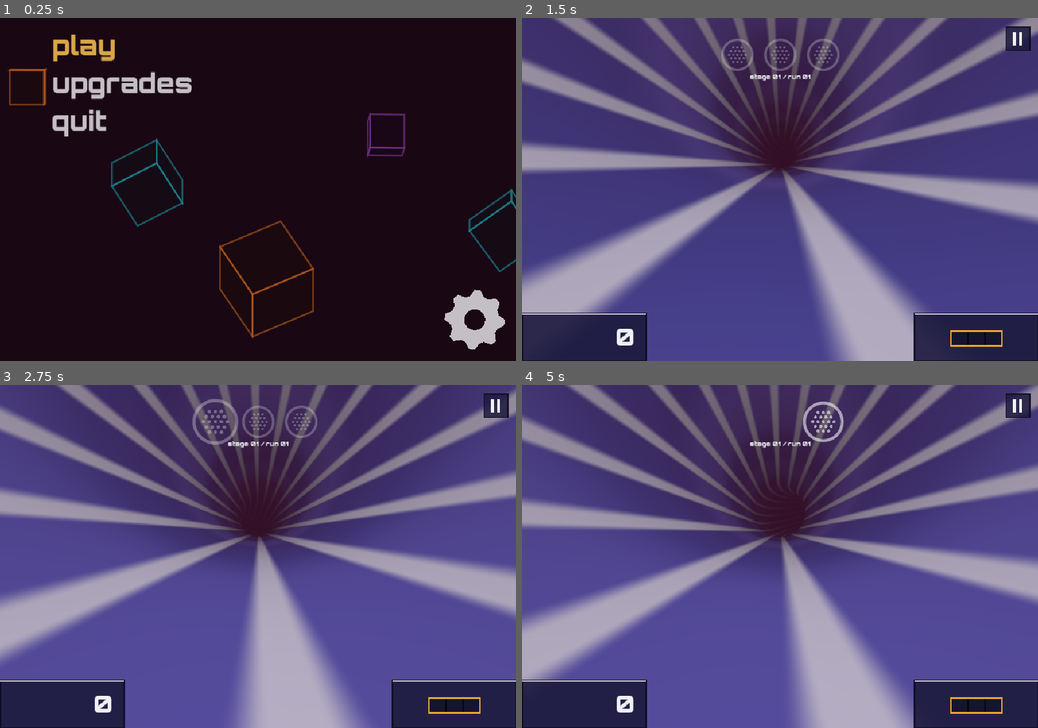
Above: before the commit, frames 1-4 (two rows, left to right).
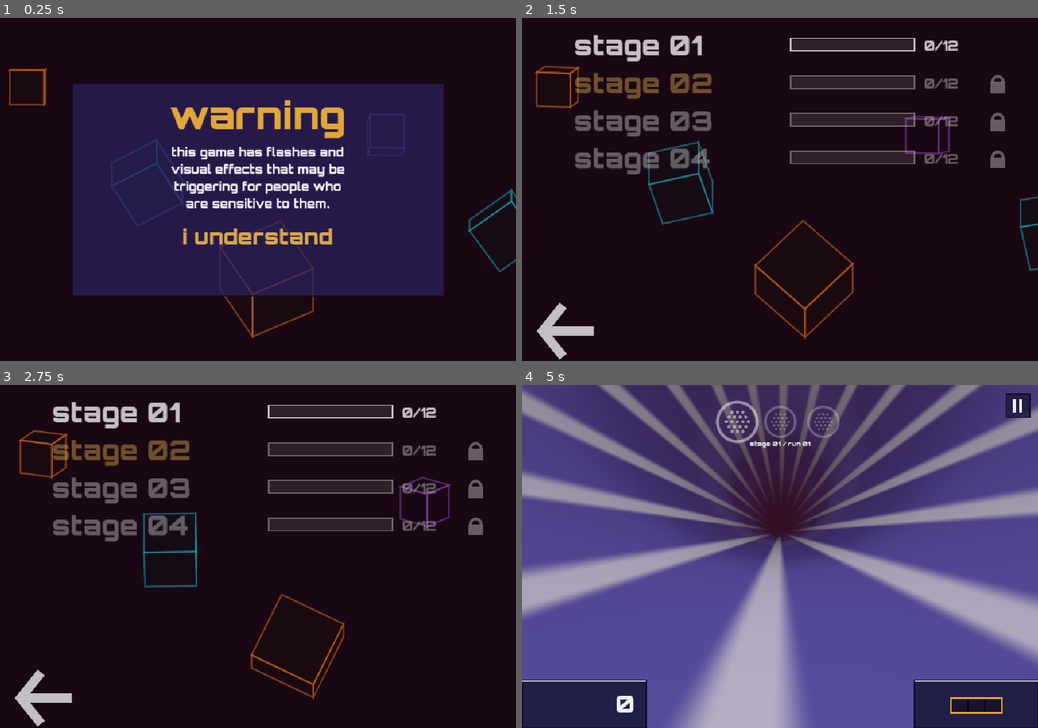
Above: after the commit, the same moments.

Repository: nhermosilla14/xpeedy
Game: Godot game, scene res://src/main.tscn
The game is run twice, just before and just after one commit, with the same random seed, the same clock (stepped at 60 frames per second) and the same inputs.
Inputs (mouse positions are in pixels of both pictures, inside the frame that each line leads up to):
- Up to frame 1 (0.25 s): no input
- Up to frame 2 (1.5 s): tap Enter (ui_accept) at 0.5, 0.77, 0.8, 1.07, 1.35 s; hold Right (steer_right) 0.53-1.28 s; tap E (phase) at 0.6 s; click (780, 189) at 0.67 s; hold Down (ui_down) from 1.28 s (still down); click (780, 189) at 1.42 s
- Up to frame 3 (2.75 s): tap Enter (ui_accept) at 1.52, 1.82, 2.3 s; tap E (phase) at 1.55 s; move the mouse to (309, 481) at 2.02 s; release Down (ui_down) at 2.03 s; hold Right (steer_right) from 2.03 s (still down); tap Space (fire) at 2.1 s
- Up to frame 4 (5 s): move the mouse to (754, 625) at 2.77 s; release Right (steer_right) at 2.78 s; hold Up (ui_up) 2.78-3.53 s; tap E (phase) at 2.85, 4.55 s; click (754, 625) at 2.92 s; tap Enter (ui_accept) at 3.02, 3.32, 3.77, 3.8, 4.07, 4.52, 4.82 s; move the mouse to (934, 607) at 3.52 s; hold Left (steer_left) from 3.53 s (still down); tap Q (recharge) at 3.6 s; tap Escape (pause) at 4.15 s; move the mouse to (780, 556) at 4.27 s; tap W (torpedo) at 4.35 s; click (780, 556) at 4.42 s; tap R (restart) at 4.9 s

The runs differ from the first frame. In frame 1, 46% of the frame differs, in the area x 10-98%, y 4-97%; in frame 2, 99%, in the area x 0-100%, y 0-100%; in frame 3, 99%; in frame 4, 53%.

Commit message:
First-launch photosensitivity warning and a credits screen (ADR 0030)

Diff:
--- a/src/core/launch_options.gd
+++ b/src/core/launch_options.gd
@@ -31,7 +31,7 @@
 var difficulty_given := false
 ## Do not show the menu: start a run directly.
 var no_menu := false
-## "main", "mode", "difficulty", "stages" or "settings": open the menu on that page (for screenshots).
+## "main", "mode", "difficulty", "stages", "upgrades", "credits" or "settings": open the menu on that page (for screenshots).
 var screen := ""
 ## Skip the start sequence (tests and debugging).
 var no_countdown := false
--- a/src/core/settings.gd
+++ b/src/core/settings.gd
@@ -8,6 +8,8 @@
 var invert := false
 ## Gamepad face-button layout, "nintendo" or "xbox" (ADR 0026).
 var layout := InputLayout.NINTENDO
+## The photosensitivity warning was shown and accepted (it appears once, on the first launch).
+var warning_seen := false
 
 var _path: String
 
@@ -19,6 +21,8 @@
 		return
 	var value: Variant = file.get_value(SECTION, "invert", false)
 	invert = value if value is bool else false
+	var seen: Variant = file.get_value("flags", "warning_seen", false)
+	warning_seen = seen if seen is bool else false
 	var layout_value: Variant = file.get_value("input", "layout", InputLayout.NINTENDO)
 	layout = layout_value if layout_value is String and InputLayout.is_valid(layout_value) else InputLayout.NINTENDO
 
@@ -27,4 +31,5 @@
 	var file := ConfigFile.new()
 	file.set_value(SECTION, "invert", invert)
 	file.set_value("input", "layout", layout)
+	file.set_value("flags", "warning_seen", warning_seen)
 	file.save(_path)
--- a/src/main.gd
+++ b/src/main.gd
@@ -36,6 +36,8 @@
 var _over_shown := false
 var _finish_wait := 0.0
 var _in_menu := false
+## Tests turn the first-launch warning off.
+var show_warning := true
 var _settings := Settings.new()
 ## Stage mode (ADR 0025): the stage (1-4, 0 for Survival) and race (1-12) being played, the catalogue and the
 ## progress saved on the device.
@@ -98,7 +100,8 @@
 	_menu.quit_requested.connect(get_tree().quit)
 	difficulty = options.difficulty if Difficulty.is_valid(options.difficulty) else Difficulty.STANDARD
 	if start_in_menu and options.starts_in_menu():
-		enter_menu({"difficulty": MenuController.Page.DIFFICULTY,  …(114 unchanged characters)… "upgrades": MenuController.Page.UPGRADES}.get(options.screen, MenuController.Page.MAIN))
+		enter_menu({"difficulty": MenuController.Page.DIFFICULTY,  …(114 unchanged characters)… "upgrades": MenuController.Page.UPGRADES, "credits": MenuController.Page.CREDITS}.get(options.screen, MenuController.Page.MAIN),
+			show_warning and options.screen == "")
 	elif options.race.contains("-"):
 		start_race(options.race.get_slice("-", 0).to_int(), options.race.get_slice("-", 1).to_int())
 	else:
@@ -112,13 +115,13 @@
 
 
 ## Shows the menu and drops the run: the world and the HUD are hidden and nothing steps.
-func enter_menu(page: MenuController.Page) -> void:
+func enter_menu(page: MenuController.Page, warning := false) -> void:
 	_in_menu = true
 	_paused = false
 	_run = null
 	_screen.close()
 	_menu.preferred_difficulty = difficulty
-	_menu.open(page)
+	_menu.open(page, warning)
 	_set_menu_visible(true)
 
 
--- a/src/view/menu_controller.gd
+++ b/src/view/menu_controller.gd
@@ -10,7 +10,22 @@
 signal race_requested(stage: int)
 signal restart_stage_requested(stage: int)
 
-enum Page { MAIN, DIFFICULTY, SETTINGS, MODE, STAGES, RESTART, UPGRADES }
+enum Page { MAIN, DIFFICULTY, SETTINGS, MODE, STAGES, RESTART, UPGRADES, CREDITS, WARNING }
+
+const WARNING_LINES: Array[String] = [
+	"this game has flashes and",
+	"visual effects that may be",
+	"triggering for people who",
+	"are sensitive to them.",
+]
+const CREDITS_LINES: Array[String] = [
+	"xpeedy: a clone of speedx 3d",
+	"developed by",
+	"nicolas hermosilla",
+	"github: nhermosilla14",
+	"original idea by the great",
+	"developers at gamelion",
+]
 
 ## The Quit item is hidden where programs do not quit (Android, web).
 var can_quit := not (OS.has_feature("mobile") or OS.has_feature("web"))
@@ -26,29 +41,35 @@
 var _stack: Array[Page] = []
 var _backdrop := MenuBackdrop.new()
 var _screen := MenuScreen.new()
+## The text pages (the warning and the credits).
+var _info := ScreenPanel.new()
 var _main_items: Array[String] = []
 var _pending_stage := 0
 
 
 func _ready() -> void:
 	mouse_filter = Control.MOUSE_FILTER_IGNORE
-	for child in [_backdrop, _screen]:
+	for child in [_backdrop, _screen, _info]:
 		child.set_anchors_preset(Control.PRESET_FULL_RECT)
 		add_child(child)
 	_screen.activated.connect(_on_activated)
 	_screen.back_pressed.connect(back)
 	_screen.gear_pressed.connect(_open_settings)
+	_info.chosen.connect(_on_info_chosen)
 
 
 ## Shows the page `page`, with the pages before it on the way back (difficulty and stages are reached from
 ## the mode page, which is reached from main).
-func open(page: Page) -> void:
+## With `warning` the photosensitivity warning is shown first, once, if it was not accepted yet.
+func open(page: Page, warning := false) -> void:
 	_stack.clear()
 	_stack.append(Page.MAIN)
 	if page == Page.DIFFICULTY or page == Page.STAGES:
 		_stack.append(Page.MODE)
 	if page != Page.MAIN:
 		_stack.append(page)
+	if warning and not settings.warning_seen:
+		_stack.append(Page.WARNING)
 	_show_top()
 
 
@@ -76,6 +97,12 @@
 
 ## Reads the navigation actions: up, down, accept and back.
 func poll() -> void:
+	if _is_info_page():
+		if Input.is_action_just_pressed("ui_accept"):
+			_on_info_chosen(0)
+		elif Input.is_action_just_pressed("ui_cancel") and current_page() == Page.CREDITS:
+			back()
+		return
 	if Input.is_action_just_pressed("ui_down"):
 		_screen.move(1)
 	elif Input.is_action_just_pressed("ui_up"):
@@ -90,6 +117,17 @@
 	_screen.move(step)
 
 
+func _is_info_page() -> bool:
+	return _stack.back() == Page.WARNING or _stack.back() == Page.CREDITS
+
+
+func _on_info_chosen(_index: int) -> void:
+	if current_page() == Page.WARNING:
+		settings.warning_seen = true
+		settings.save()
+	back()
+
+
 func activate() -> void:
 	_screen.activate()
 
@@ -97,9 +135,18 @@
 func _show_top(selected_item := 0) -> void:
 	var items: Array[Dictionary] = []
 	_screen.footer = ""
+	_info.close()
+	_screen.visible = not _is_info_page()
+	match _stack.back():
+		Page.WARNING:
+			_info.open("warning", WARNING_LINES, ["i understand"] as Array[String])
+			return
+		Page.CREDITS:
+			_info.open("credits", CREDITS_LINES, ["back"] as Array[String])
+			return
 	match _stack.back():
 		Page.MAIN:
-			_main_items = ["play", "upgrades"]
+			_main_items = ["play", "upgrades", "credits"]
 			if can_quit:
 				_main_items.append("quit")
 			for text in _main_items:
@@ -149,6 +196,9 @@
 			if _main_items[index] == "play":
 				_stack.append(Page.MODE)
 				_show_top()
+			elif _main_items[index] == "credits":
+				_stack.append(Page.CREDITS)
+				_show_top()
 			elif _main_items[index] == "upgrades":
 				_stack.append(Page.UPGRADES)
 				_show_top()
--- a/src/view/screen_panel.gd
+++ b/src/view/screen_panel.gd
@@ -63,7 +63,8 @@
 func _choice_rect(index: int) -> Rect2:
 	var rect := _rect()
 	var s := _scale()
-	var top := rect.position.y + rect.size.y * 0.5 + 6.0 * s
+	# Below the middle, or below the last line when there are many (the warning and the credits).
+	var top := rect.position.y + maxf(rect.size.y * 0.5 + 6.0 * s, (56.0 + 16.0 * lines.size() + 8.0) * s)
 	var h := 30.0 * s
 	return Rect2(rect.position.x, top + index * h, rect.size.x, h)
 
--- a/tests/e2e_menus.gd
+++ b/tests/e2e_menus.gd
@@ -15,6 +15,7 @@
 func _initialize() -> void:
 	_main = load("res://src/main.tscn").instantiate()
 	_main.set("options", LaunchOptions.parse(PackedStringArray(["--seed=9"])))
+	_main.set("show_warning", false)
 	root.add_child(_main)
 	DirAccess.remove_absolute(ProjectSettings.globalize_path("user://e2e_economy.cfg"))
 	var economy := Economy.new("user://e2e_economy.cfg")
@@ -100,7 +101,7 @@
 				menu.back()
 				if menu.current_page() != MenuController.Page.MAIN:
 					_errors.append("back did not return to the main page")
-				menu.move(3)
+				menu.move(4)
 				menu.activate()
 				if menu.current_page() != MenuController.Page.SETTINGS:
 					_errors.append("the gear did not open settings")
--- a/tests/e2e_shop.gd
+++ b/tests/e2e_shop.gd
@@ -15,6 +15,7 @@
 	_main = load("res://src/main.tscn").instantiate()
 	_main.set("options", LaunchOptions.parse(PackedStringArray([])))
 	_main.set("obstacles_enabled", false)
+	_main.set("show_warning", false)
 	root.add_child(_main)
 	for path in [ECONOMY, STAGES]:
 		DirAccess.remove_absolute(ProjectSettings.globalize_path(path))
--- a/tests/e2e_stage_flow.gd
+++ b/tests/e2e_stage_flow.gd
@@ -18,6 +18,7 @@
 	_main = load("res://src/main.tscn").instantiate()
 	_main.set("options", LaunchOptions.parse(PackedStringArray([])))
 	_main.set("obstacles_enabled", false)
+	_main.set("show_warning", false)
 	root.add_child(_main)
 	DirAccess.remove_absolute(ProjectSettings.globalize_path("user://e2e_economy.cfg"))
 	var economy := Economy.new("user://e2e_economy.cfg")
--- a/tests/unit/test_settings.gd
+++ b/tests/unit/test_settings.gd
@@ -119,3 +119,51 @@
 	screen.selected = 3
 	check(screen.is_gear_selected() and not screen.is_back_selected(), "gear after back")
 	screen.free()
+
+
+func test_the_warning_shows_once_on_the_first_launch() -> void:
+	_clean()
+	var menu := MenuController.new()
+	menu.settings = Settings.new(PATH)
+	menu._ready()
+	menu.open(MenuController.Page.MAIN, true)
+	check_eq(menu.current_page(), MenuController.Page.WARNING)
+	check_eq(menu._info.title, "warning")
+	var text := " ".join(menu._info.lines)
+	check(text.contains("flashes") and text.contains("visual effects") and text.contains("sensitive"), "the warning text")
+	menu._on_info_chosen(0)
+	check_eq(menu.current_page(), MenuController.Page.MAIN)
+	check(Settings.new(PATH).warning_seen, "saved")
+	menu.open(MenuController.Page.MAIN, true)
+	check_eq(menu.current_page(), MenuController.Page.MAIN, "not shown again")
+	menu.free()
+	_clean()
+
+
+func test_no_warning_unless_asked() -> void:
+	_clean()
+	var menu := MenuController.new()
+	menu.settings = Settings.new(PATH)
+	menu._ready()
+	menu.open(MenuController.Page.MAIN)
+	check_eq(menu.current_page(), MenuController.Page.MAIN)
+	menu.free()
+	_clean()
+
+
+func test_the_credits_page_names_the_author_and_gamelion() -> void:
+	var menu := MenuController.new()
+	menu.settings = Settings.new(PATH)
+	menu._ready()
+	menu.open(MenuController.Page.MAIN)
+	check("credits" in menu.page_item_texts(), "credits item on the main menu")
+	menu.move(2)
+	menu.activate()
+	check_eq(menu.current_page(), MenuController.Page.CREDITS)
+	var text := " ".join(menu._info.lines)
+	check(text.contains("nicolas hermosilla") and text.contains("nhermosilla14"), "author and handle")
+	check(text.contains("gamelion"), "acknowledges GameLion")
+	menu.back()
+	check_eq(menu.current_page(), MenuController.Page.MAIN)
+	menu.free()
+	_clean()
Not shown, added: docs/adr/0030-warning-and-credits-screens.md
